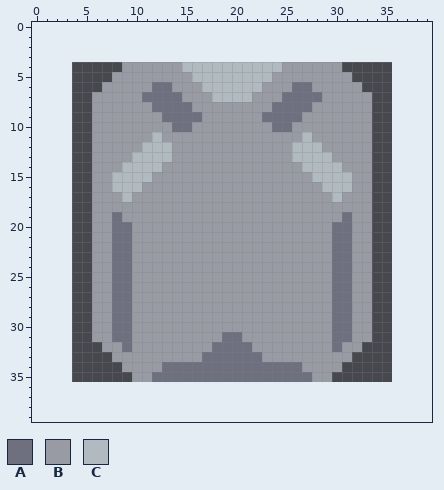
A pixel-art sprite gets an edit: sprites/units/construction-drone.png. The first picture shows the starting point.
The file is 32x32 pixels. The old version is drawn lined up with the new one, on the new canvas.
Palette (. is transparent): A #6e7080  B #989aa4  C #b0bac0
Pixels before, first column x 6:
 4 ...BBBBBBCCCCCCCCCCBBBBBB...
 5 ..BBBBBBBBCCCCCCCCBBBBBBBB..
 6 .BBBBBAABBBCCCCCCBBBAABBBBB.
 7 BBBBBAAAABBBCCCCBBBAAAABBBBB
 8 BBBBBBAAAABBBBBBBBAAAABBBBBB
 9 BBBBBBBAAAABBBBBBAAAABBBBBBB
10 BBBBBBBBAABBBBBBBBAABBBBBBBB
11 BBBBBBCBBBBBBBBBBBBBBCBBBBBB
12 BBBBBCCCBBBBBBBBBBBBCCCBBBBB
13 BBBBCCCCBBBBBBBBBBBBCCCCBBBB
14 BBBCCCCBBBBBBBBBBBBBBCCCCBBB
15 BBCCCCBBBBBBBBBBBBBBBBCCCCBB
16 BBCCCBBBBBBBBBBBBBBBBBBCCCBB
17 BBBCBBBBBBBBBBBBBBBBBBBBCBBB
18 BBBBBBBBBBBBBBBBBBBBBBBBBBBB
19 BBABBBBBBBBBBBBBBBBBBBBBBABB
20 BBAABBBBBBBBBBBBBBBBBBBBAABB
21 BBAABBBBBBBBBBBBBBBBBBBBAABB
22 BBAABBBBBBBBBBBBBBBBBBBBAABB
23 BBAABBBBBBBBBBBBBBBBBBBBAABB
24 BBAABBBBBBBBBBBBBBBBBBBBAABB
25 BBAABBBBBBBBBBBBBBBBBBBBAABB
26 BBAABBBBBBBBBBBBBBBBBBBBAABB
27 BBAABBBBBBBBBBBBBBBBBBBBAABB
28 BBAABBBBBBBBBBBBBBBBBBBBAABB
29 BBAABBBBBBBBBBBBBBBBBBBBAABB
30 BBAABBBBBBBBBBBBBBBBBBBBAABB
31 BBAABBBBBBBBBAABBBBBBBBBAABB
32 .BBABBBBBBBBAAAABBBBBBBBABB.
33 ..BBBBBBBBBAAAAAABBBBBBBBB..
34 ...BBBBAAAAAAAAAAAAAABBBB...
35 ....BBAAAAAAAAAAAAAAAABB....
And afterwards:
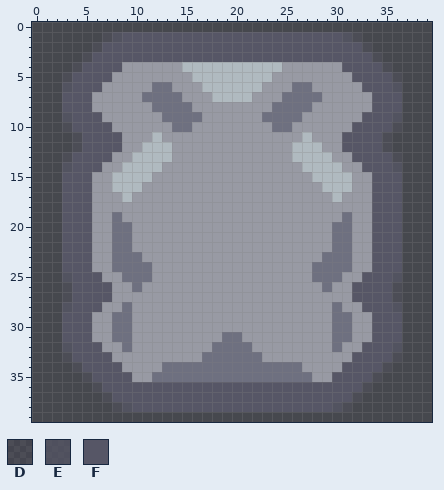
Colours new in this view: D #5656665a  E #565666c3  F #565666
From old to new:
canvas 32x32 -> 40x40, the old top-left corner now at 4,4
y 1: x 7..32 .......................... -> DEFFFFFFFFFFFFFFFFFFFFFFED
y 2: x 6..33 ............................ -> DFFFFFFFFFFFFFFFFFFFFFFFFFFD
y 3: x 5..34 .............................. -> DFFFFFFFFFFFFFFFFFFFFFFFFFFFFD
y 4: x 4..8 ..... -> DFFFF; x 31..35 ..... -> FFFFD
y 5: x 3..7 ..... -> DFFFF; x 32..36 ..... -> FFFFD
y 6: x 3..6 .... -> EFFF; x 33..36 .... -> FFFE
y 7..8: x 3..5 ... -> FFF; x 34..36 ... -> FFF
y 9: x 3..6 ...B -> EFFF; x 33..36 B... -> FFFE
y 10: x 3..7 ...BB -> DFFFF; x 32..36 BB... -> FFFFD
y 11..12: x 4..8 ..BBB -> DFFFF; x 31..35 BBB.. -> FFFFD
y 13: x 3..7 ...BB -> DFFFF; x 32..36 BB... -> FFFFD
y 14: x 3..6 ...B -> EFFF; x 33..36 B... -> FFFE
y 15..22: x 3..5 ... -> FFF; x 34..36 ... -> FFF
y 23: x 3..5 ... -> FFF; x 10 B -> A; x 29 B -> A; x 34..36 ... -> FFF
y 24: x 3..5 ... -> FFF; x 10..11 BB -> AA; x 28..29 BB -> AA; x 34..36 ... -> FFF
y 25: x 3..6 ...B -> EFFF; x 8 A -> B; x 10..11 BB -> AA; x 28..29 BB -> AA; x 31 A -> B; x 33..36 B... -> FFFE
y 26: x 3..10 ...BBAAB -> DFFFFBBA; x 29..36 BAABB... -> ABBFFFFD
y 27: x 3..9 ...BBAA -> DFFFFBB; x 30..36 AABB... -> BBFFFFD
y 28: x 3..6 ...B -> EFFF; x 8 A -> B; x 31 A -> B; x 33..36 B... -> FFFE
y 29..31: x 3..5 ... -> FFF; x 34..36 ... -> FFF
y 32: x 3..6 .... -> EFFF; x 33..36 .... -> FFFE
y 33: x 3..7 ..... -> DFFFF; x 32..36 ..... -> FFFFD
y 34: x 4..8 ..... -> DFFFF; x 31..35 ..... -> FFFFD
y 35: x 5..9 ..... -> DFFFF; x 30..34 ..... -> FFFFD
y 36: x 6..33 ............................ -> DFFFFFFFFFFFFFFFFFFFFFFFFFFD
y 37: x 7..32 .......................... -> DFFFFFFFFFFFFFFFFFFFFFFFFD
y 38: x 8..31 ........................ -> DEFFFFFFFFFFFFFFFFFFFFED
